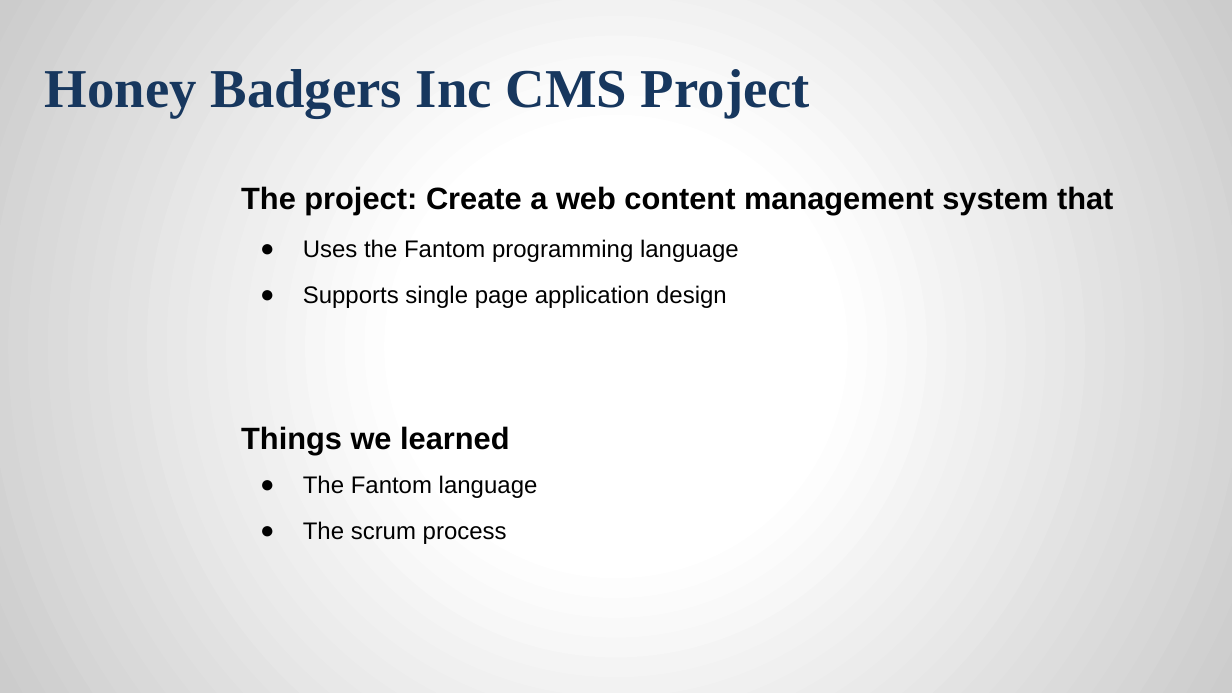
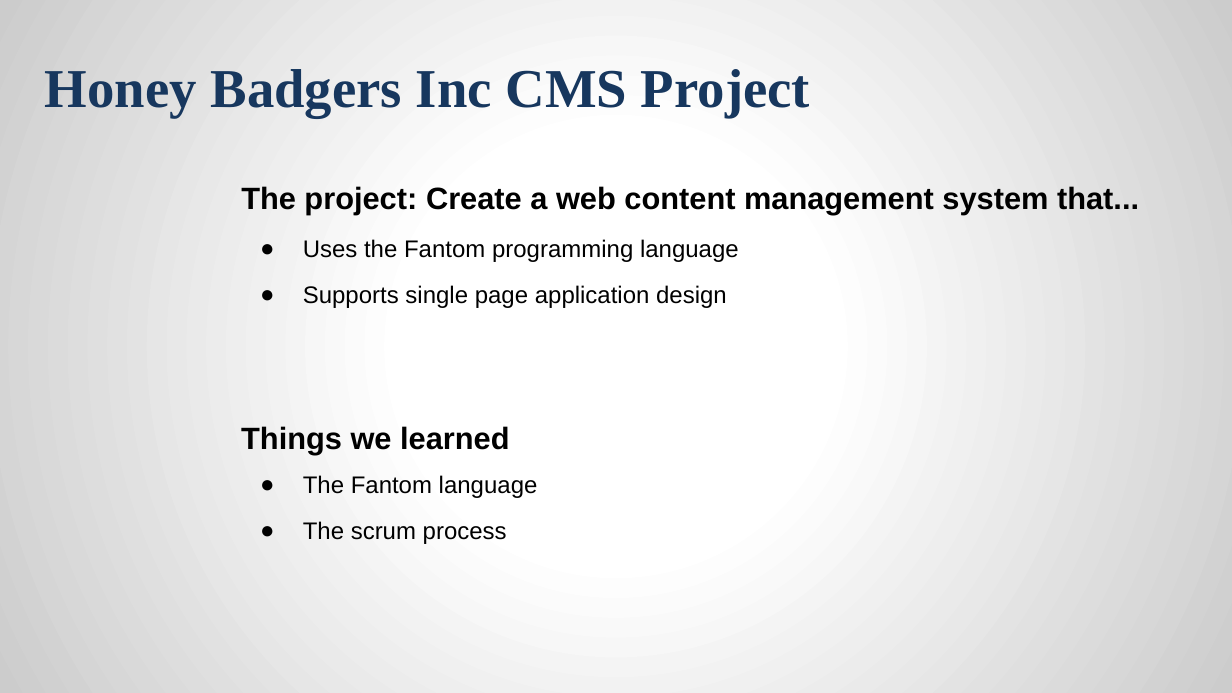
Before and after one commit to jcriquet/FantomCMS, a slide deck: slide 2 of doc/HoneyBadgersFinalPresentation.pptx. Drawn at 1232x693 pixels with LibreOffice and Linux fonts; fonts in the diff are those of the drawing; background and template pictures are left out. Boxes give left, top, right and bottom in pixels: in the first picture for what was removed or moved away, otherwise in the second. Text is boxed around its words. In the diff, an @@ line names an element or a change of style, - is before the commit and + after.

```diff
--- a/doc/HoneyBadgersFinalPresentation.pptx
+++ b/doc/HoneyBadgersFinalPresentation.pptx
@@ text at [241, 186, 1139, 214]: text changed @@
-The project: Create a web content management system that
+The project: Create a web content management system that...
```
Also in this commit, not shown: 6 other slides changed, 4 slides added, 3 slides removed, 1 other file.
